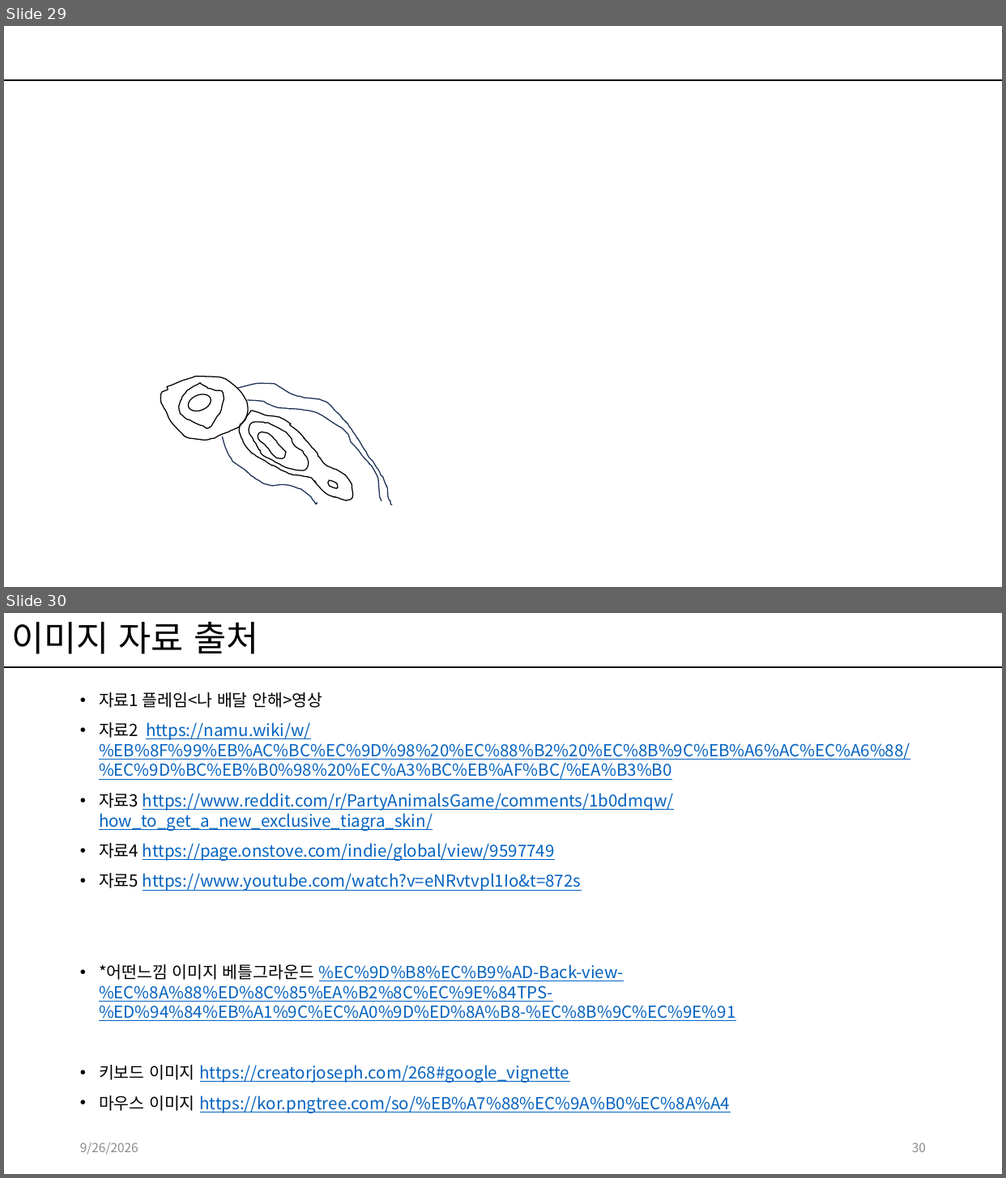
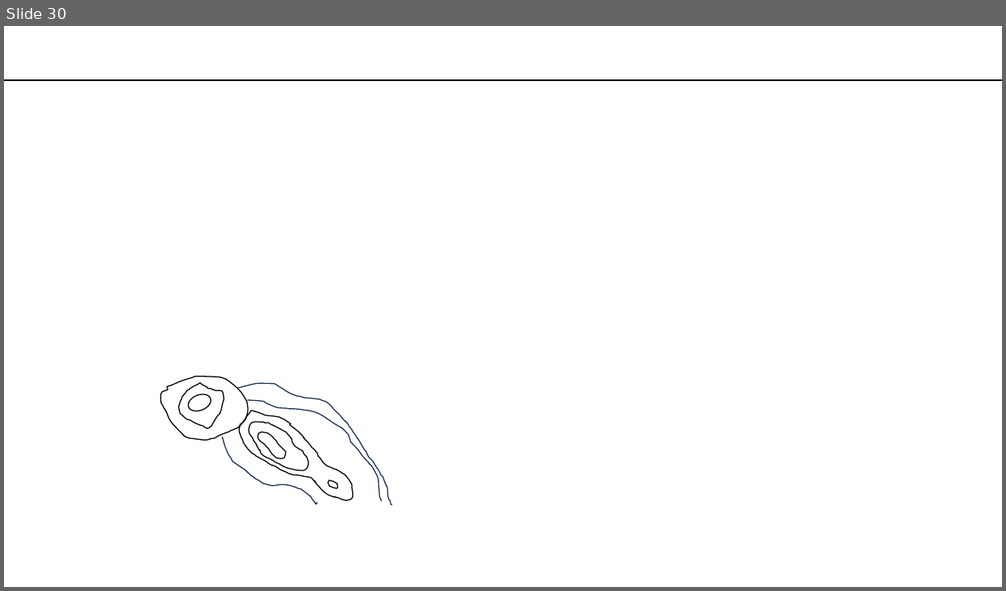
Before and after one commit to kwakyerin/2026_Graduation_Project, a slide deck: documents/HyunahKwon/design/designing/for_teammates/프로토타입_기획.pptx. Shown one above the other, each under a label of ours: slides 29 and 30 before the commit, slide 30 after it. The pictures are 1006x1178 and 1006x591 pixels, drawn with LibreOffice and Linux fonts; fonts in the diff are those of the drawing. Boxes give left, top, right and bottom in pixels: in the first picture for what was removed or moved away, otherwise in the second. Text is boxed around its words. In the diff, an @@ line names an element or a change of style, - is before the commit and + after.

```diff
--- a/documents/HyunahKwon/design/designing/for_teammates/프로토타입_기획.pptx
+++ b/documents/HyunahKwon/design/designing/for_teammates/프로토타입_기획.pptx
@@ slide 30 removed at box(4, 613, 1002, 1174), background #FFFFFF; not listed: 1 template element that a slide beside it also shows @@
@@ title removed at box(11, 621, 258, 654) @@
-이미지 자료 출처
@@ text removed at box(99, 692, 910, 1114) @@
-• 자료1 플레임<나 배달 안해>영상
-• 자료2 https://namu.wiki/w/%EB%8F%99%EB%AC%BC%EC%9D%98%20%EC%88%B2%20%EC%8B%9C%EB%A6%AC%EC%A6%88/%EC%9D%BC%EB%B0%98%20%EC%A3%BC%EB%AF%BC/%EA%B3%B0
-• 자료3 https://www.reddit.com/r/PartyAnimalsGame/comments/1b0dmqw/how_to_get_a_new_exclusive_tiagra_skin/
-• 자료4 https://page.onstove.com/indie/global/view/9597749
-• 자료5 https://www.youtube.com/watch?v=eNRvtvpl1Io&t=872s
-• *어떤느낌 이미지 베틀그라운드 %EC%9D%B8%EC%B9%AD-Back-view-%EC%8A%88%ED%8C%85%EA%B2%8C%EC%9E%84TPS-%ED%94%84%EB%A1%9C%EC%A0%9D%ED%8A%B8-%EC%8B%9C%EC%9E%91
-• 키보드 이미지 https://creatorjoseph.com/268#google_vignette
-• 마우스 이미지 https://kor.pngtree.com/so/%EB%A7%88%EC%9A%B0%EC%8A%A4
@@ text removed at box(80, 1143, 138, 1155) @@
-9/26/2026
@@ page number removed at box(912, 1143, 926, 1152) @@
-30
@@ what was slide 29 is now slide 30 @@
```
Also in this commit, not shown: 2 slides changed, 2 slides added, 1 other slide removed, 1 other file.
